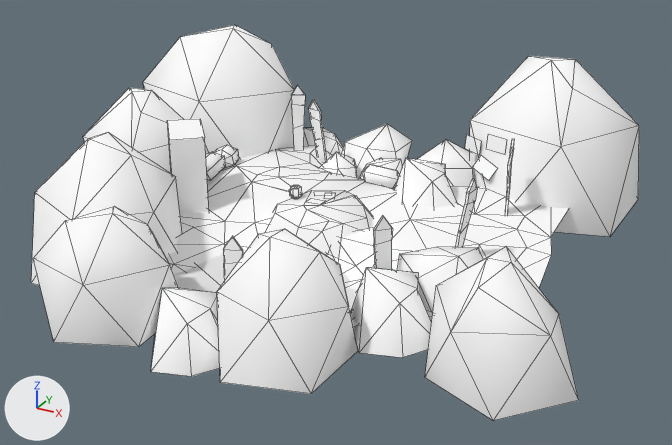
A saved change to the Blender file Game/OutdoorsBase.blend.
Both versions are drawn from a camera (50 mm lens) standing at (-69.8, 18.6, 40.7) and looking at (-104.4, 81.4, 9.3). Every picture has the same lights, and +X, +Y and +Z are marked at lower left. Mesh edges are drawn as thin lines.

Objects in the first picture: 'CargoHouse'.
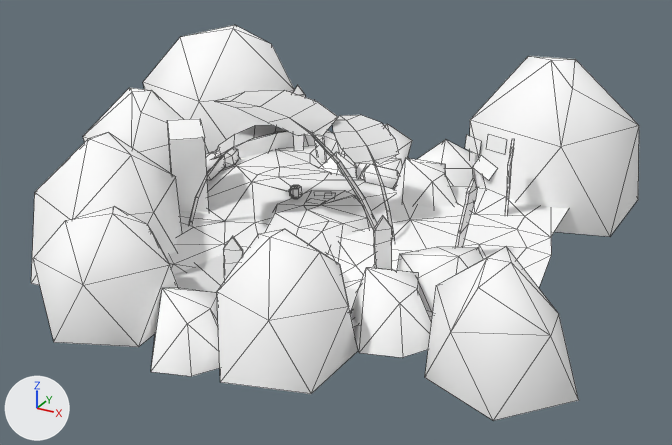
Changed parts and their boxes (x1, y1, x2, y2) in the pictures (672 x 445 px):
'SpadeLeaf_S.008', now drawn
    after: (215, 90, 377, 230)
'SpadeLeaf_S.010', now drawn
    after: (332, 115, 399, 242)
'SpadeLeaf_S.009', now drawn
    after: (189, 125, 287, 225)
part 1 of me_spadeleaf, added
    after: (189, 90, 399, 242)

What the commit changed:
Material 'BigLeaf' (mat_bigleaf) is new.
Its base color is (0.8, 0.8, 0.8) (white #e7e7e7).
me_spadeleaf is used by ob_spadeleaf_s_009; location (-116.12, 76.92, 8.4); rotation (-1.725, -1.374, 0.592), in degrees (-99, -79, 34); scale (0.433, 0.433, 0.433).
me_spadeleaf had 0 vertices, 0 faces and spanned empty.
me_spadeleaf now has 30 vertices, 25 faces and spans x -1.223..23.01, y -0.336..15.575, z -5.811..5.811.
me_spadeleaf part 1: the whole mesh is rebuilt.
me_spadeleaf now uses material mat_bigleaf (white #e7e7e7).
